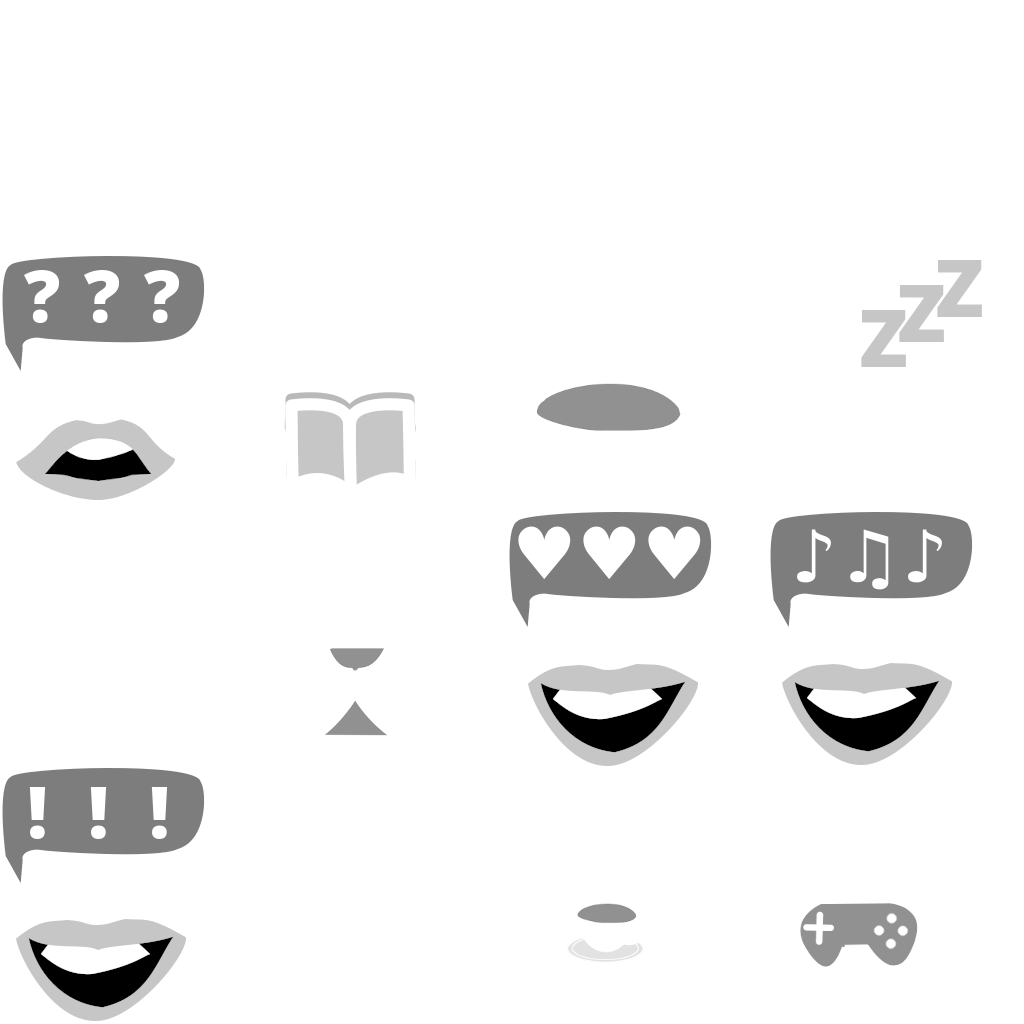
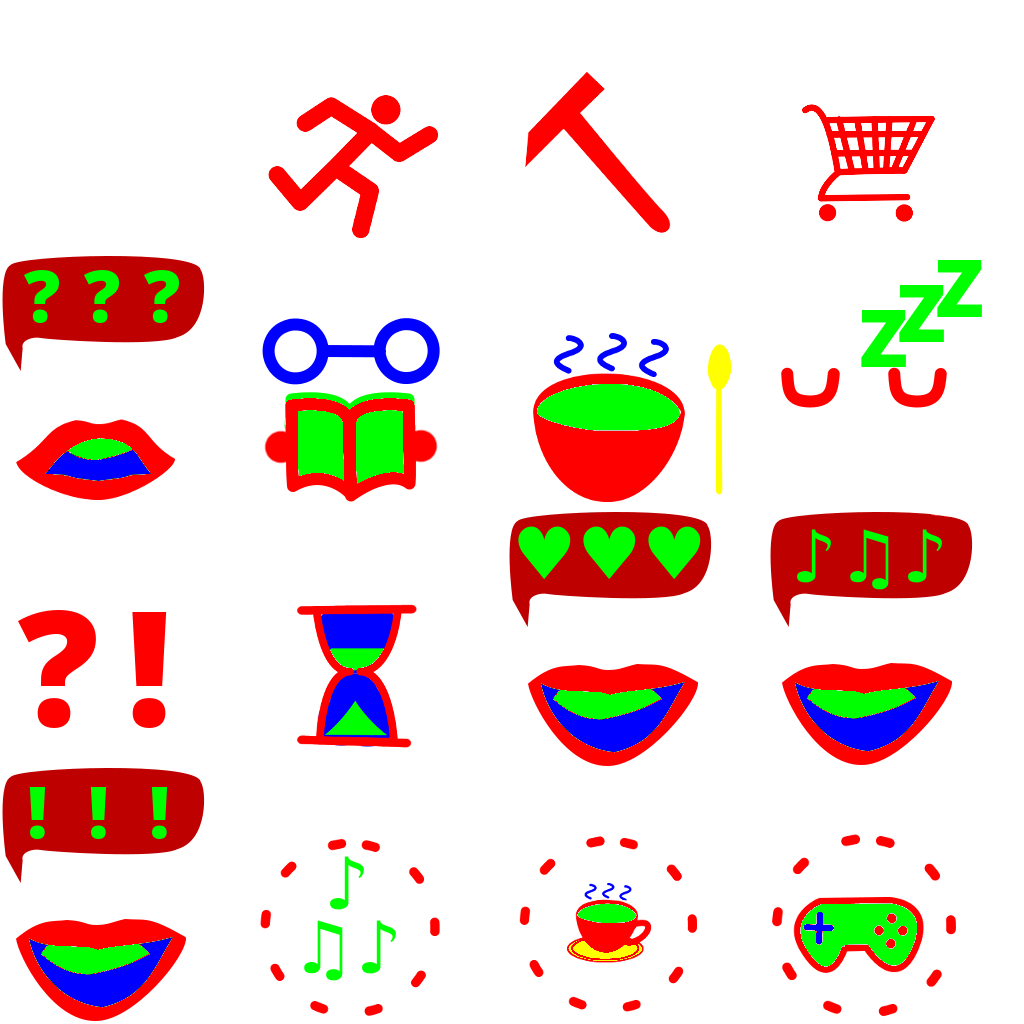
Layered file, before and after one edit (1024x1024). Changes by layer:
painted on "!!!" over box(29, 787, 168, 839)
painted on "???" over box(24, 270, 180, 323)
painted on "Z ..." over box(861, 260, 982, 367)
painted on "?!" over box(18, 610, 167, 728)
painted on "♥♥♥" over box(518, 526, 701, 579)
painted on "♪ ..." over box(304, 856, 396, 981)
painted on "♪♫♪" over box(797, 529, 942, 590)
painted on "Layer", masked it over box(2, 71, 973, 1021)
added layer "Layer #1" above "Pattern" over box(317, 608, 397, 747)
